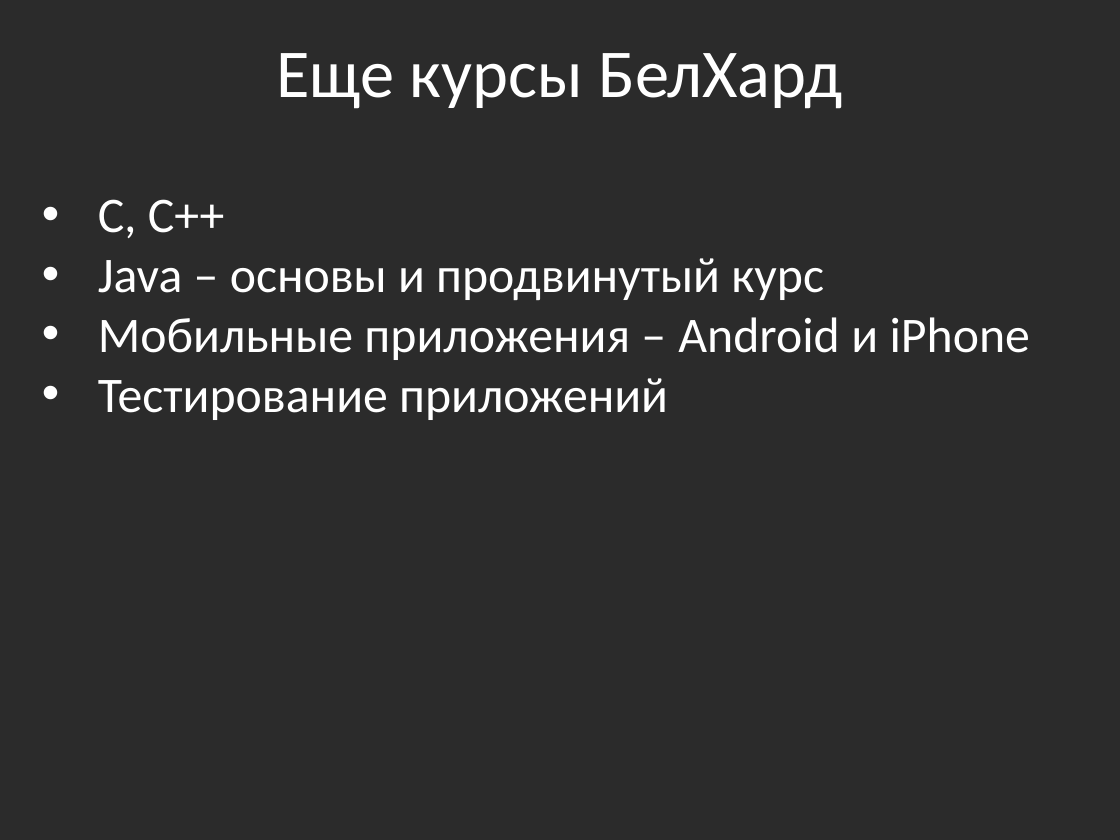
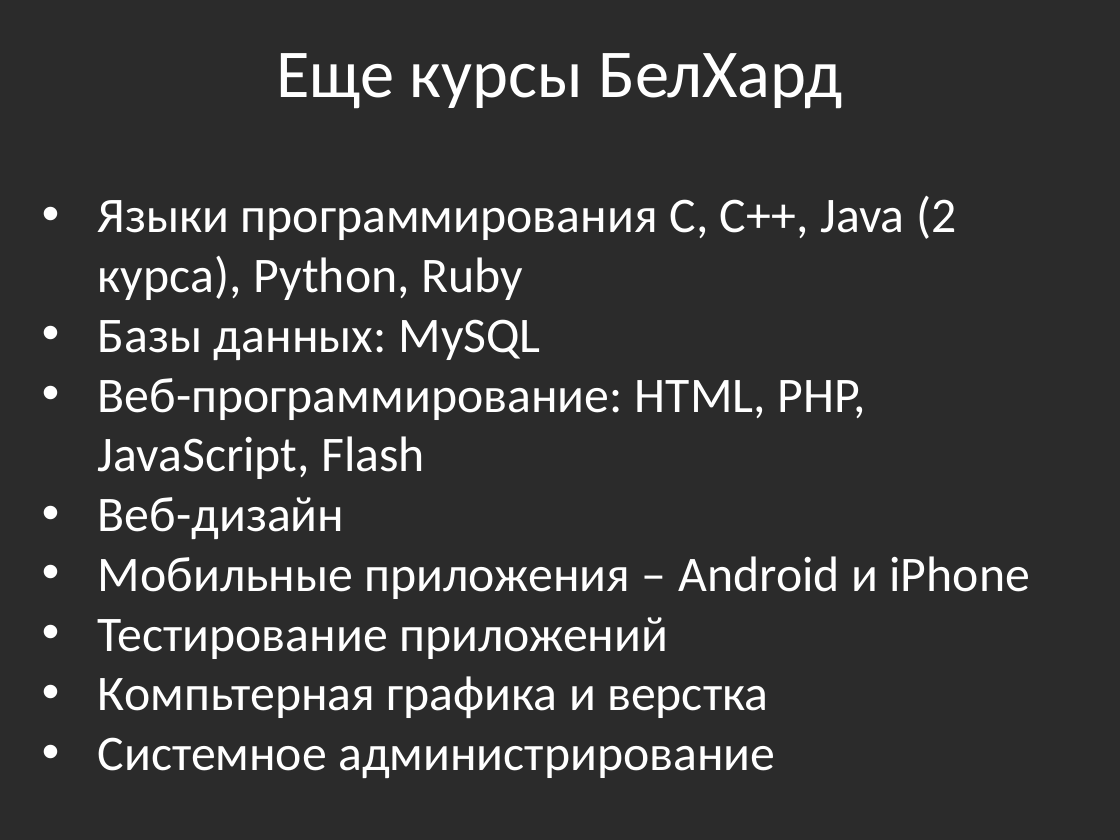
Before and after one commit to bazile/Training, a slide deck: slide 3 of Presentation/that-is-all-folks.pptx. Drawn at 1120x840 pixels with LibreOffice and Linux fonts; fonts in the diff are those of the drawing; background and template pictures are left out; a plain dark background stands for a picture behind light text. Boxes give left, top, right and bottom in pixels: in the first picture for what was removed or moved away, otherwise in the second. Text is boxed around its words. In the diff, an @@ line names an element or a change of style, - is before the commit and + after.

```diff
--- a/Presentation/that-is-all-folks.pptx
+++ b/Presentation/that-is-all-folks.pptx
@@ text at box(98, 196, 956, 539): text changed @@
-• C, C++
-• Java – основы и продвинутый курс
+• Языки программирования C, C++, Java (2 курса), Python, Ruby
+• Базы данных: MySQL
+• Веб-программирование: HTML, PHP, JavaScript, Flash
+• Веб-дизайн
@@ text at box(98, 676, 775, 778): paragraphs added @@
+• Компьтерная графика и верстка
+• Системное администрирование
```
Also in this commit, not shown: 1 other file.
